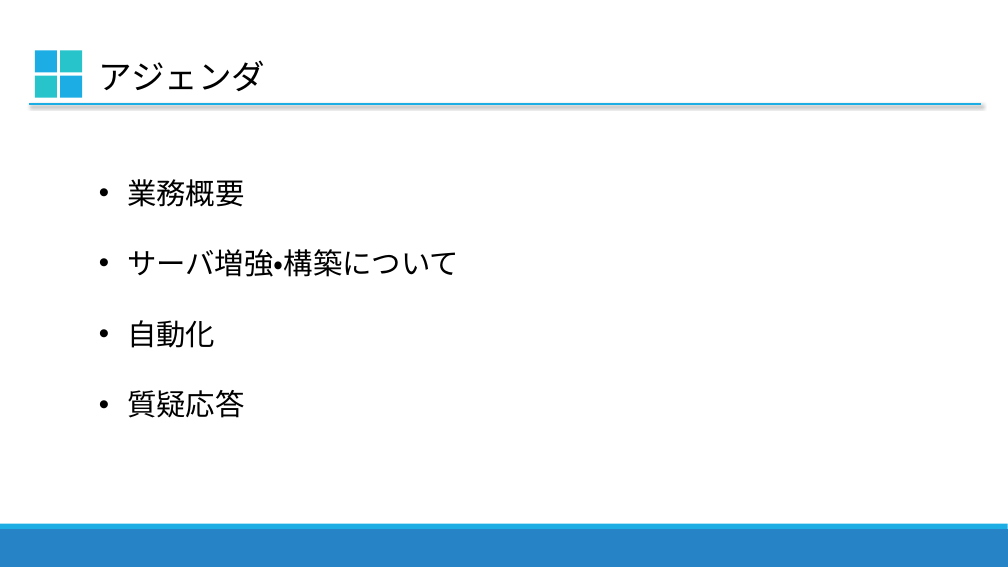
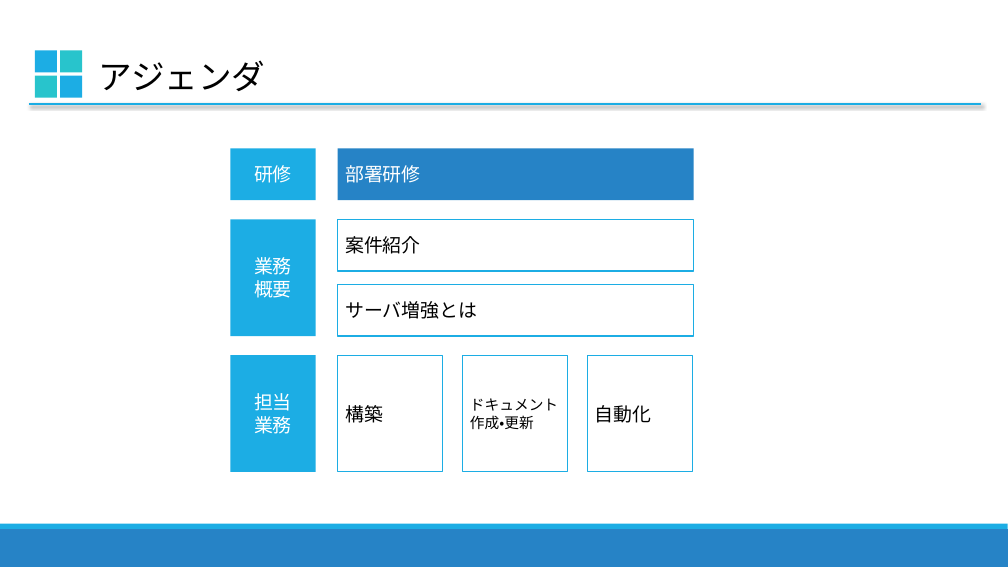
Before and after one commit to frisk1995/excels, a slide deck: slide 3 of sample.pptx (slide 2 before the commit). Drawn at 1008x567 pixels with LibreOffice and Linux fonts; fonts in the diff are those of the drawing. Boxes give left, top, right and bottom in pixels: in the first picture for what was removed or moved away, otherwise in the second. Text is boxed around its words. In the diff, an @@ line names an element or a change of style, - is before the commit and + after.

```diff
--- a/sample.pptx
+++ b/sample.pptx
@@ rectangle added at box(231, 148, 316, 200), fill #1CADE4, 18 pt, text #FFFFFF @@
+研修
@@ rectangle added at box(338, 148, 694, 200), fill #2683C6, 18 pt, text #FFFFFF @@
+部署研修
@@ text removed at box(127, 179, 459, 418) @@
-• 業務概要
-• サーバ増強・構築について
-• 自動化
-• 質疑応答
@@ rectangle added at box(231, 219, 316, 336), fill #1CADE4, 18 pt, text #FFFFFF @@
+業務
+概要
@@ rectangle added at box(338, 219, 694, 271), fill #FFFFFF, outline #1CADE4 1.25 pt, 18 pt, text #000000 @@
+案件紹介
@@ rectangle added at box(338, 284, 694, 336), fill #FFFFFF, outline #1CADE4 1.25 pt, 18 pt, text #000000 @@
+サーバ増強とは
@@ rectangle added at box(231, 355, 316, 472), fill #1CADE4, 18 pt, text #FFFFFF @@
+担当
+業務
@@ rectangle added at box(338, 355, 443, 472), fill #FFFFFF, outline #1CADE4 1.25 pt, 18 pt, text #000000 @@
+構築
@@ rectangle added at box(463, 355, 568, 472), fill #FFFFFF, outline #1CADE4 1.25 pt, 14 pt, text #000000 @@
+ドキュメント作成・更新
@@ rectangle added at box(588, 355, 693, 472), fill #FFFFFF, outline #1CADE4 1.25 pt, 18 pt, text #000000 @@
+自動化
```
Also in this commit, not shown: 7 other slides changed, 10 slides added, 1 slide removed.
